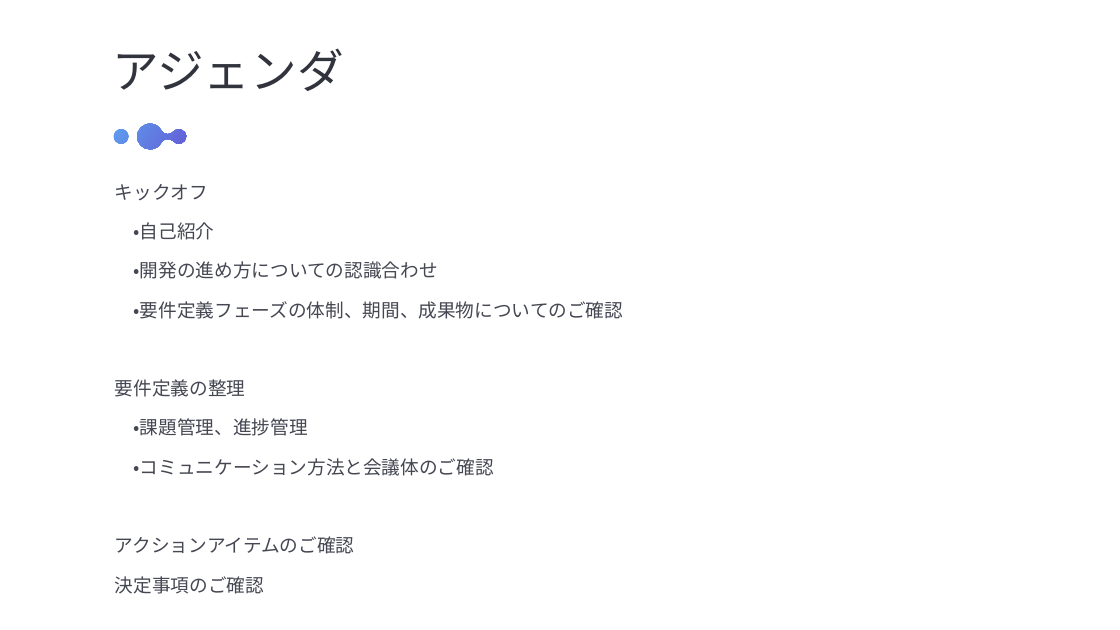
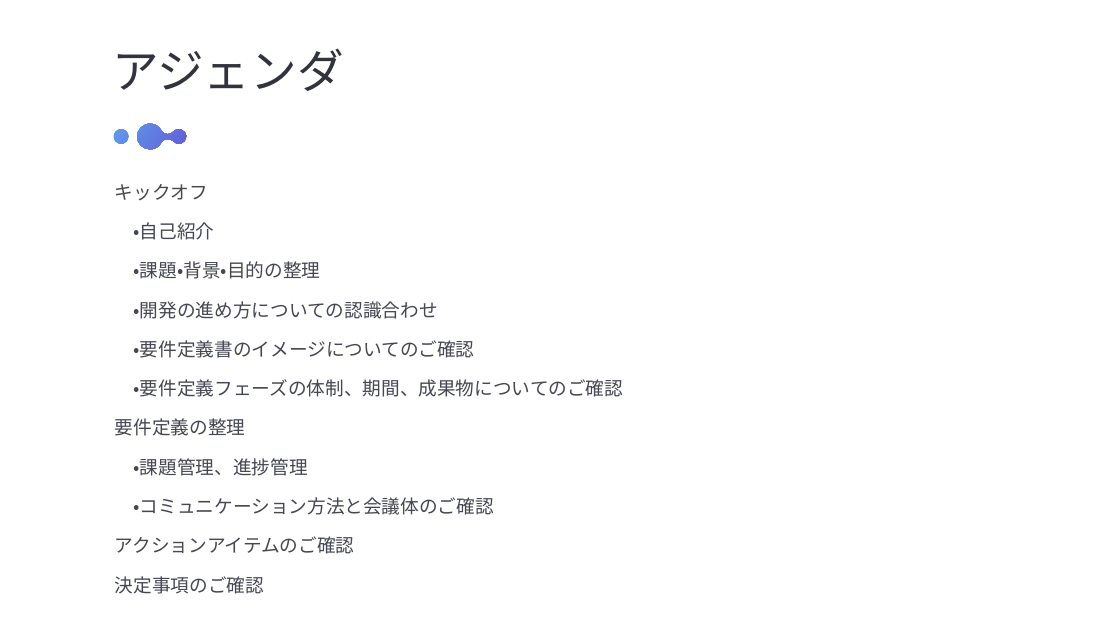
Before and after one commit to NaoyaIshizumi-Pasona/pm-cause-ec, a slide deck: slide 2 of 提案書/キックオフ_石積.pptx. Drawn at 1120x630 pixels with LibreOffice and Linux fonts; fonts in the diff are those of the drawing. Boxes give left, top, right and bottom in pixels: in the first picture for what was removed or moved away, otherwise in the second. Text is boxed around its words. In the diff, an @@ line names an element or a change of style, - is before the commit and + after.

```diff
--- a/提案書/キックオフ_石積.pptx
+++ b/提案書/キックオフ_石積.pptx
@@ text at (134, 261, 321, 279): paragraph added @@
+                ・課題・背景・目的の整理
@@ text at (134, 340, 475, 358): paragraph added @@
+              ・要件定義書のイメージについてのご確認
```
Also in this commit, not shown: 10 other slides changed, 3 slides added, 1 slide removed, 2 other files.
